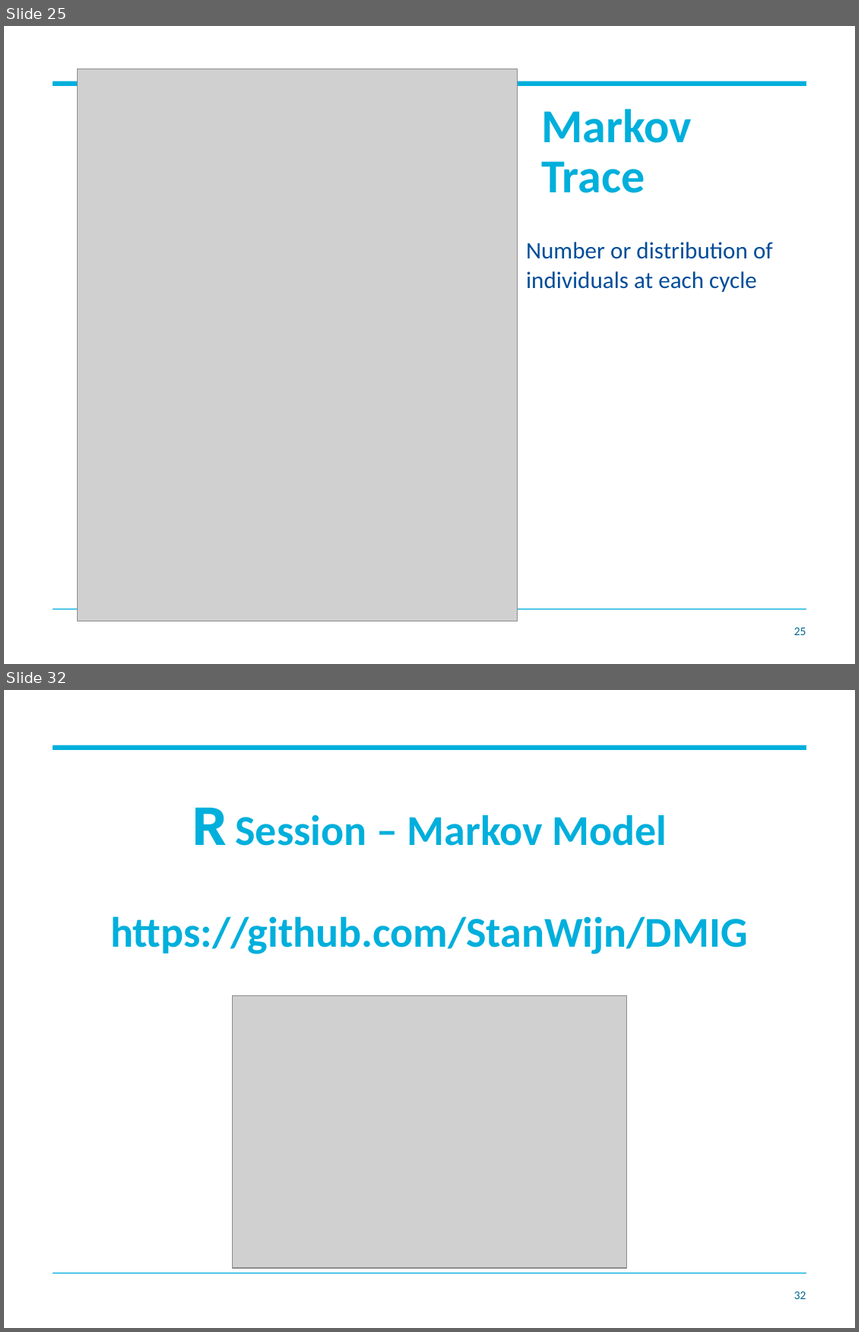
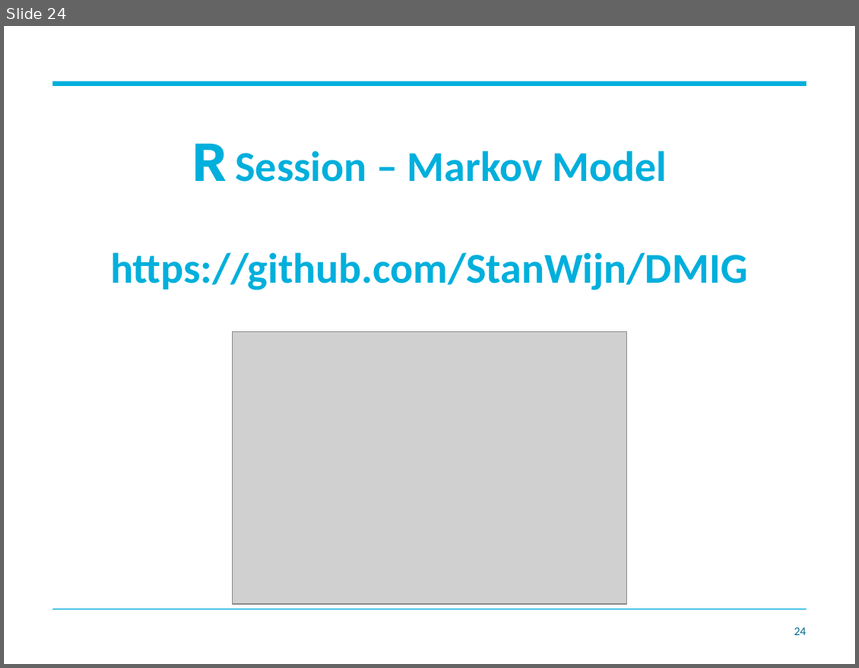
Before and after one commit to StanWijn/DMIG, a slide deck: R software in decision modelling - Part 2.pptx. Shown one above the other, each under a label of ours: slides 25 and 32 before the commit, slide 24 after it; the slides between them are not shown. The pictures are 859x1332 and 859x668 pixels, drawn with LibreOffice and Linux fonts; fonts in the diff are those of the drawing; grey boxes stand for pictures; background and template pictures are left out. Boxes give left, top, right and bottom in pixels: in the first picture for what was removed or moved away, otherwise in the second. Text is boxed around its words. In the diff, an @@ line names an element or a change of style, - is before the commit and + after.

```diff
--- a/R software in decision modelling - Part 2.pptx
+++ b/R software in decision modelling - Part 2.pptx
@@ slide 25 removed at <box>4,26,855,664</box>, background #FFFFFF; not listed: 2 template elements that a slide beside it also shows @@
@@ picture removed at <box>77,69,517,622</box> @@
@@ title removed at <box>541,109,692,193</box> @@
-Markov
-Trace
@@ text removed at <box>526,242,773,292</box> @@
-Number or distribution of individuals at each cycle
@@ page number removed at <box>794,628,807,636</box> @@
-25
@@ what was slide 32 is now slide 24 @@
@@ page number at <box>794,628,807,636</box>: text changed @@
-32
+24
```
Also in this commit, not shown: 7 slides changed, 15 slides added, 25 other slides removed, 4 other files.
